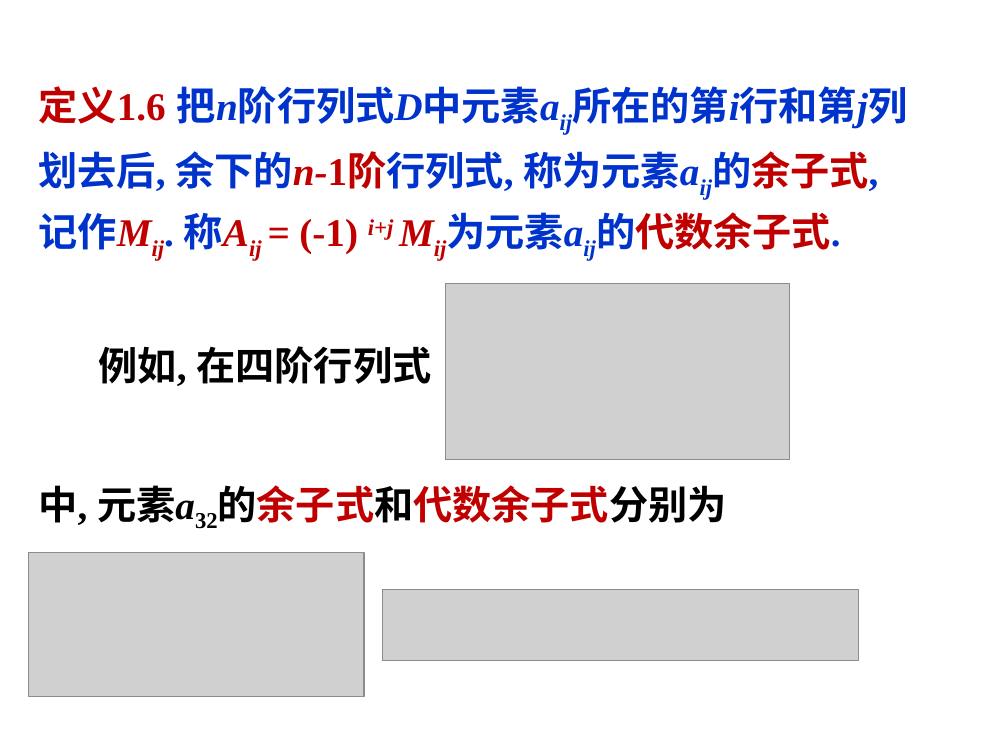
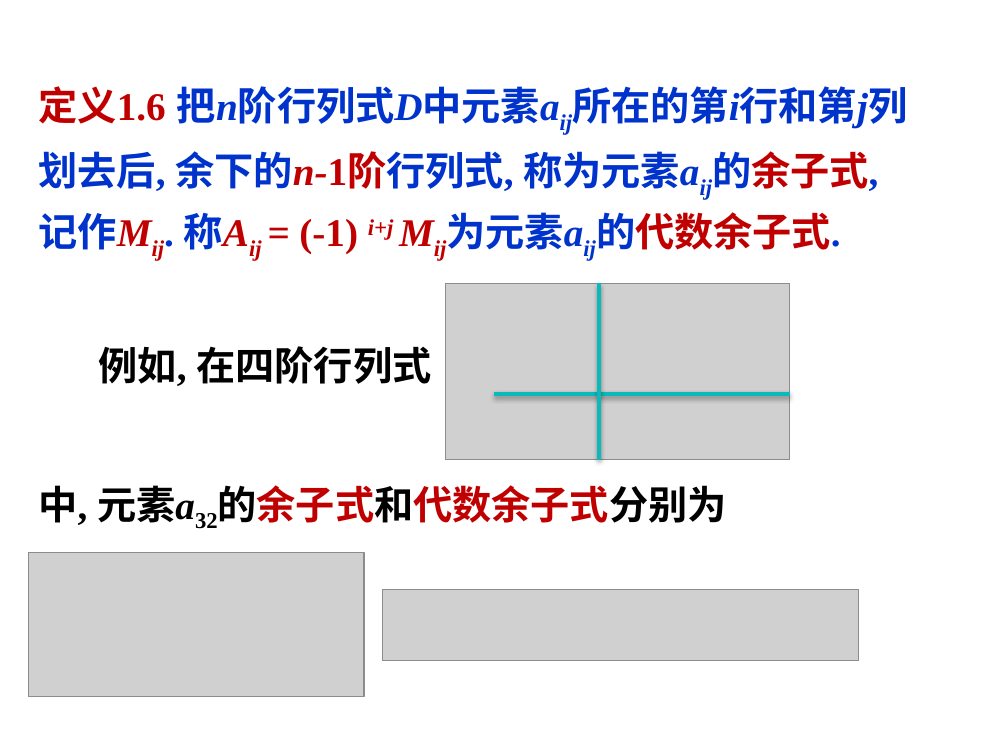
Before and after one commit to zeemeil/zeemeil.github.io, a slide deck: slide 7 of files/2025_2_LM/1010_0104.pptx (slide 4 before the commit). Drawn at 1008x756 pixels with LibreOffice and Linux fonts; fonts in the diff are those of the drawing; grey boxes stand for pictures; background and template pictures are left out. Boxes give left, top, right and bottom in pixels: in the first picture for what was removed or moved away, otherwise in the second. Text is boxed around its words. In the diff, an @@ line names an element or a change of style, - is before the commit and + after.

```diff
--- a/files/2025_2_LM/1010_0104.pptx
+++ b/files/2025_2_LM/1010_0104.pptx
@@ line added from (599, 283) to (599, 460), #0ABABA 3 pt @@
@@ line added from (494, 394) to (789, 394), #0ABABA 3 pt @@
```
Also in this commit, not shown: 2 other slides changed, 15 slides added, 7 other files.
